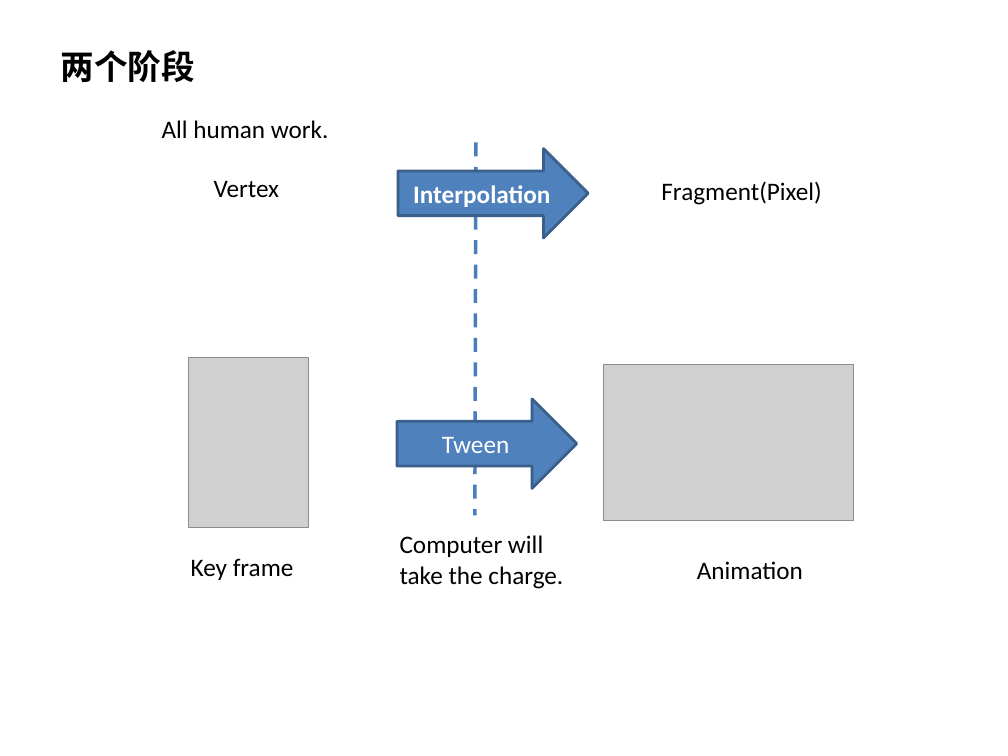
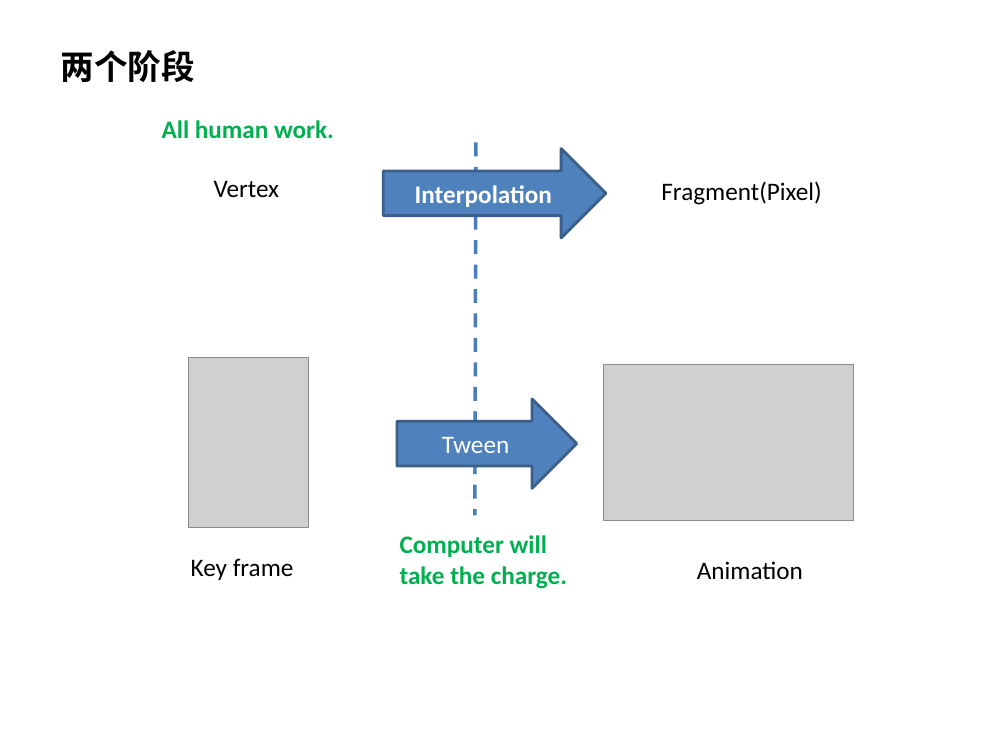
Before and after one commit to xiangaodielian/molehill-lab, a slide deck: slide 11 of notes/FFP.pptx (slide 10 before the commit). Drawn at 1008x756 pixels with LibreOffice and Linux fonts; fonts in the diff are those of the drawing; grey boxes stand for pictures; background and template pictures are left out. Boxes give left, top, right and bottom in pixels: in the first picture for what was removed or moved away, otherwise in the second. Text is boxed around its words. In the diff, an @@ line names an element or a change of style, - is before the commit and + after.

```diff
--- a/notes/FFP.pptx
+++ b/notes/FFP.pptx
@@ text "All human work." at box(162, 120, 334, 139): text colour #000000 to #00B050, bold on @@
@@ right arrow "Interpolation": place and size @@
-right arrow "Interpolation" at box(398, 148, 589, 238)
+right arrow "Interpolation" at box(383, 148, 606, 238)
@@ text "Computer will" at box(400, 535, 567, 589): text colour #000000 to #00B050, bold on @@
```
Also in this commit, not shown: 5 other slides changed, 4 slides added, 3 slides removed.
